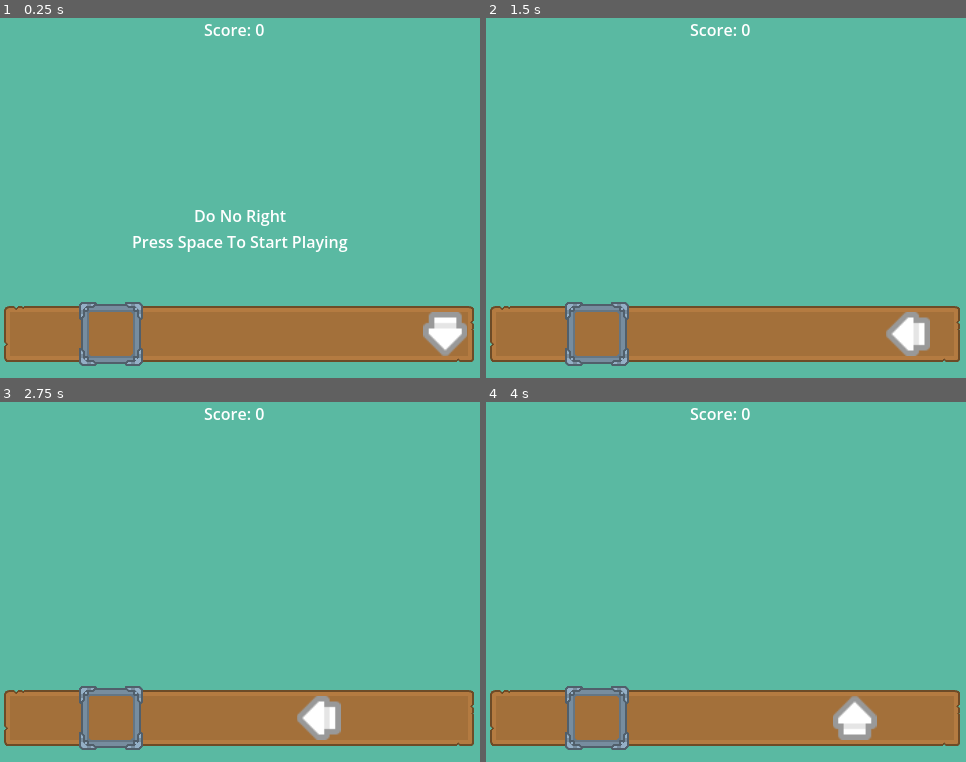
Above: before the commit, frames 1-4 (two rows, left to right).
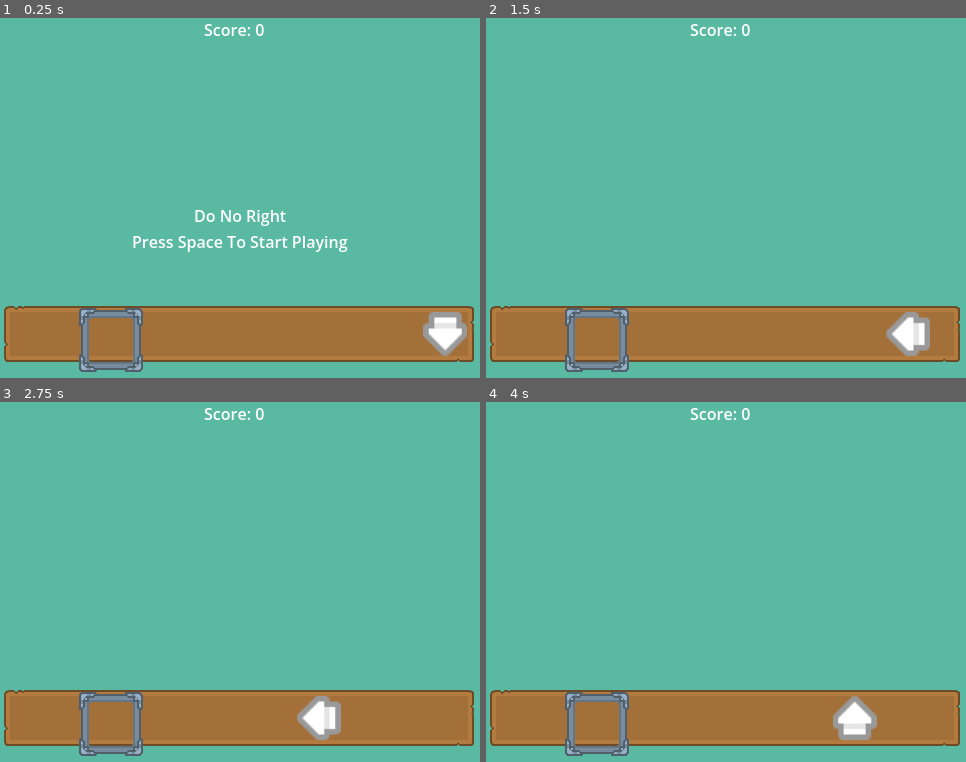
Above: after the commit, the same moments.

Repository: minhaz1217/Do-No-Right
Game: Godot game, scene res://scenes/game.tscn
Same seed, same stepped clock (60 frames per second), same inputs: the game is played once before the commit and once after it.
Inputs:
- Up to frame 1 (0.25 s): no input
- Up to frame 2 (1.5 s): tap Space (primary_action) at 0.5, 0.6 s; hold Right (ui_right) 0.53-1.28 s; hold Down (ui_down) from 1.28 s (still down); tap Ctrl (test_action) at 1.35 s
- Up to frame 3 (2.75 s): release Down (ui_down) at 2.03 s; hold Right (ui_right) from 2.03 s (still down); tap Space (primary_action) at 2.1 s
- Up to frame 4 (4 s): release Right (ui_right) at 2.78 s; hold Up (ui_up) 2.78-3.53 s; tap Ctrl (test_action) at 2.85 s; hold Left (ui_left) from 3.53 s (still down); tap Space (primary_action) at 3.6 s

The runs differ from the first frame. In frame 1, 1.1% of the frame differs, in the area x 16-30%, y 78-99%; in frame 2, 1.1%; in frame 3, 1.1%; in frame 4, 1.1%.

Commit message:
separated scenes

Diff:
--- /dev/null
+++ b/scenes/arrow.tscn
@@ -0,0 +1,9 @@
+[gd_scene format=3 uid="uid://cjf503agx10ho"]
+
+[ext_resource type="Texture2D" uid="uid://61nv8tui4ft2" path="res://assets/minimap_arrow_b.png" id="1_umosx"]
+
+[node name="Arrow" type="Sprite2D" unique_id=2112539182]
+visible = false
+texture_filter = 1
+scale = Vector2(1.375, 1.375)
+texture = ExtResource("1_umosx")
--- /dev/null
+++ b/scenes/catch_zone.tscn
@@ -0,0 +1,76 @@
+[gd_scene format=3 uid="uid://usvke0ql1rhr"]
+
+[ext_resource type="Texture2D" uid="uid://da602nmxsq1g5" path="res://assets/panel_border_grey_detail.png" id="1_67iq4"]
+
+[sub_resource type="Animation" id="Animation_iywne"]
+length = 0.001
+tracks/0/type = "value"
+tracks/0/imported = false
+tracks/0/enabled = true
+tracks/0/path = NodePath("CatchZone2:scale")
+tracks/0/interp = 1
+tracks/0/loop_wrap = true
+tracks/0/keys = {
+"times": PackedFloat32Array(0),
+"transitions": PackedFloat32Array(1),
+"update": 0,
+"values": [Vector2(0.5, 0.5)]
+}
+tracks/1/type = "value"
+tracks/1/imported = false
+tracks/1/enabled = true
+tracks/1/path = NodePath("CatchZone2:position")
+tracks/1/interp = 1
+tracks/1/loop_wrap = true
+tracks/1/keys = {
+"times": PackedFloat32Array(0),
+"transitions": PackedFloat32Array(1),
+"update": 0,
+"values": [Vector2(79, 314)]
+}
+
+[sub_resource type="Animation" id="Animation_p57ef"]
+resource_name = "new_animation"
+length = 0.3
+tracks/0/type = "value"
+tracks/0/imported = false
+tracks/0/enabled = true
+tracks/0/path = NodePath("CatchZone2:scale")
+tracks/0/interp = 1
+tracks/0/loop_wrap = true
+tracks/0/keys = {
+"times": PackedFloat32Array(0, 0.15, 0.3),
+"transitions": PackedFloat32Array(2, 2, 2),
+"update": 0,
+"values": [Vector2(0.5, 0.5), Vector2(0.4, 0.4), Vector2(0.5, 0.5)]
+}
+tracks/1/type = "value"
+tracks/1/imported = false
+tracks/1/enabled = true
+tracks/1/path = NodePath("CatchZone2:position")
+tracks/1/interp = 1
+tracks/1/loop_wrap = true
+tracks/1/keys = {
+"times": PackedFloat32Array(0, 0.15, 0.3),
+"transitions": PackedFloat32Array(2, 2, 2),
+"update": 0,
+"values": [Vector2(79, 308), Vector2(79, 314), Vector2(79, 308)]
+}
+
+[sub_resource type="AnimationLibrary" id="AnimationLibrary_u5sy4"]
+_data = {
+&"RESET": SubResource("Animation_iywne"),
+&"new_animation": SubResource("Animation_p57ef")
+}
+
+[node name="CatchZone2" type="Sprite2D" unique_id=292903792]
+texture_filter = 1
+scale = Vector2(0.5, 0.5)
+texture = ExtResource("1_67iq4")
+centered = false
+
+[node name="AnimatableBody2D" type="AnimatableBody2D" parent="." unique_id=115311925]
+
+[node name="AnimationPlayer" type="AnimationPlayer" parent="." unique_id=1431303902]
+root_node = NodePath("../..")
+libraries/ = SubResource("AnimationLibrary_u5sy4")
--- a/scenes/game.tscn
+++ b/scenes/game.tscn
@@ -5,6 +5,67 @@
 [ext_resource type="Texture2D" uid="uid://basojehy3ijbp" path="res://assets/minimap_arrow_a.png" id="3_iywne"]
 [ext_resource type="Texture2D" uid="uid://da602nmxsq1g5" path="res://assets/panel_border_grey_detail.png" id="4_p57ef"]
 [ext_resource type="Texture2D" uid="uid://61nv8tui4ft2" path="res://assets/minimap_arrow_b.png" id="5_u5sy4"]
+
+[sub_resource type="Animation" id="Animation_iywne"]
+length = 0.001
+tracks/0/type = "value"
+tracks/0/imported = false
+tracks/0/enabled = true
+tracks/0/path = NodePath("CatchZone2:scale")
+tracks/0/interp = 1
+tracks/0/loop_wrap = true
+tracks/0/keys = {
+"times": PackedFloat32Array(0),
+"transitions": PackedFloat32Array(1),
+"update": 0,
+"values": [Vector2(0.5, 0.5)]
+}
+tracks/1/type = "value"
+tracks/1/imported = false
+tracks/1/enabled = true
+tracks/1/path = NodePath("CatchZone2:position")
+tracks/1/interp = 1
+tracks/1/loop_wrap = true
+tracks/1/keys = {
+"times": PackedFloat32Array(0),
+"transitions": PackedFloat32Array(1),
+"update": 0,
+"values": [Vector2(79, 314)]
+}
+
+[sub_resource type="Animation" id="Animation_p57ef"]
+resource_name = "new_animation"
+length = 0.3
+tracks/0/type = "value"
+tracks/0/imported = false
+tracks/0/enabled = true
+tracks/0/path = NodePath("CatchZone2:scale")
+tracks/0/interp = 1
+tracks/0/loop_wrap = true
+tracks/0/keys = {
+"times": PackedFloat32Array(0, 0.15, 0.3),
+"transitions": PackedFloat32Array(2, 2, 2),
+"update": 0,
+"values": [Vector2(0.5, 0.5), Vector2(0.4, 0.4), Vector2(0.5, 0.5)]
+}
+tracks/1/type = "value"
+tracks/1/imported = false
+tracks/1/enabled = true
+tracks/1/path = NodePath("CatchZone2:position")
+tracks/1/interp = 1
+tracks/1/loop_wrap = true
+tracks/1/keys = {
+"times": PackedFloat32Array(0, 0.15, 0.3),
+"transitions": PackedFloat32Array(2, 2, 2),
+"update": 0,
+"values": [Vector2(79, 308), Vector2(79, 314), Vector2(79, 308)]
+}
+
+[sub_resource type="AnimationLibrary" id="AnimationLibrary_u5sy4"]
+_data = {
+&"RESET": SubResource("Animation_iywne"),
+&"new_animation": SubResource("Animation_p57ef")
+}
 
 [sub_resource type="LabelSettings" id="LabelSettings_iywne"]
 
@@ -16,7 +77,6 @@
 player_rect = NodePath("Arrow")
 player_spawn_point = NodePath("SpawnPoint")
 score_label = NodePath("Score")
-metadata/_edit_vertical_guides_ = [10.0]
 
 [node name="Background" type="ColorRect" parent="." unique_id=167505079]
 offset_right = 480.0
@@ -46,10 +106,16 @@
 
 [node name="CatchZone2" type="Sprite2D" parent="." unique_id=2141126379]
 texture_filter = 1
-position = Vector2(79, 308)
+position = Vector2(79, 314)
 scale = Vector2(0.5, 0.5)
 texture = ExtResource("4_p57ef")
 centered = false
+
+[node name="AnimatableBody2D" type="AnimatableBody2D" parent="CatchZone2" unique_id=1285550644]
+
+[node name="AnimationPlayer" type="AnimationPlayer" parent="CatchZone2" unique_id=1920960411]
+root_node = NodePath("../..")
+libraries/ = SubResource("AnimationLibrary_u5sy4")
 
 [node name="Arrow" type="Sprite2D" parent="." unique_id=1466106085]
 visible = false
